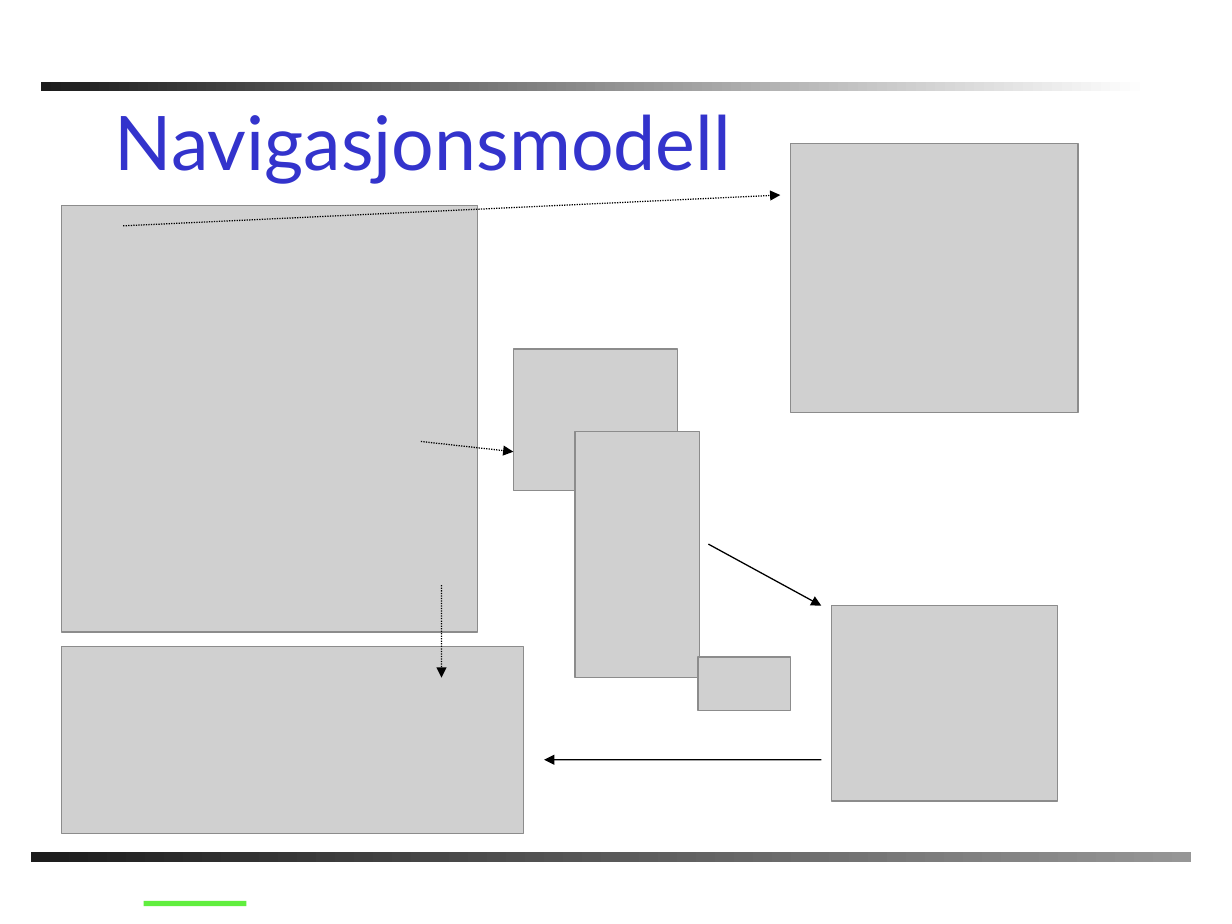
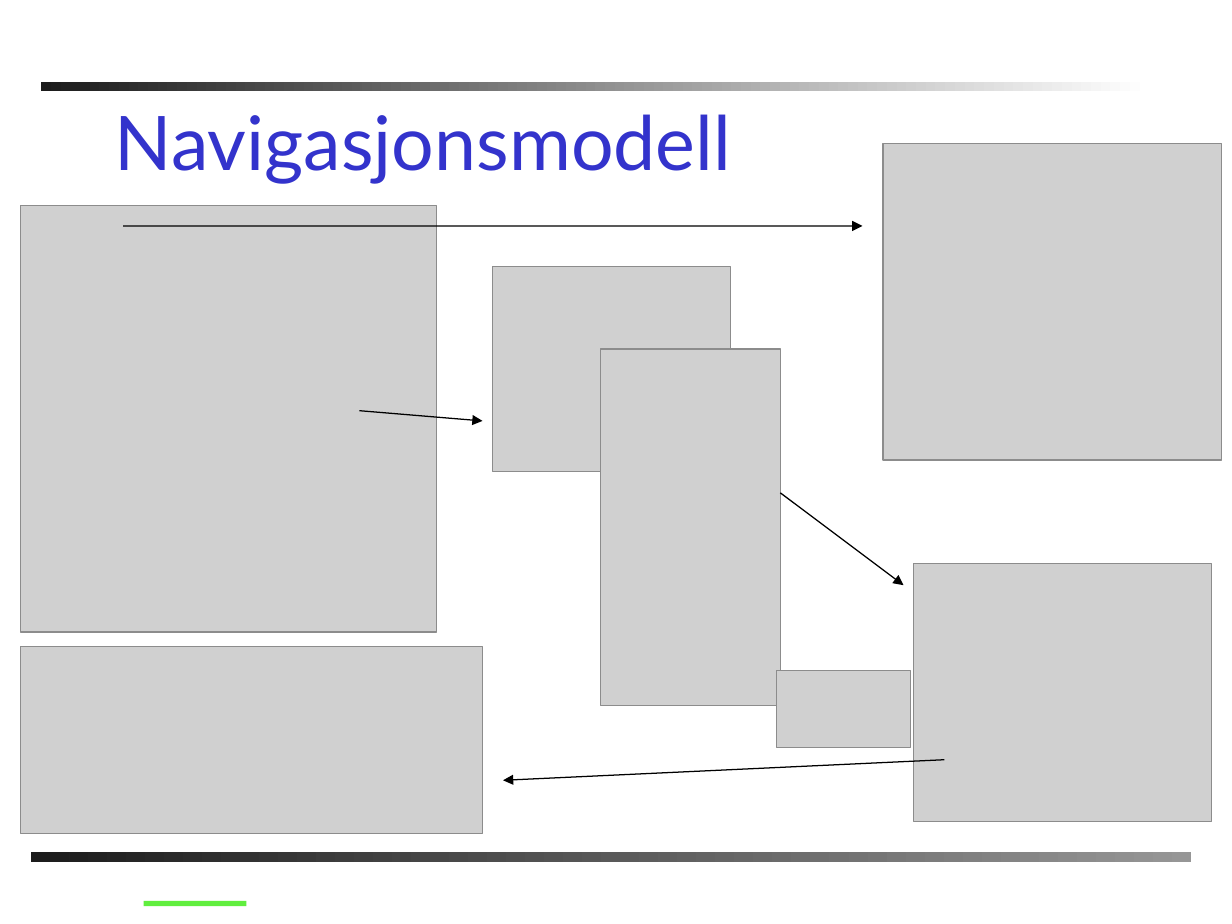
Before and after one commit to PhilJollans/AnkhSVN2019, a slide deck: slide 9 of doc/powerpoint/Subversion_addin_for_VS.NET.ppt. Drawn at 1232x924 pixels with LibreOffice and Linux fonts; fonts in the diff are those of the drawing; grey boxes stand for pictures; background and template pictures are left out. Boxes give left, top, right and bottom in pixels: in the first picture for what was removed or moved away, otherwise in the second. Text is boxed around its words. In the diff, an @@ line names an element or a change of style, - is before the commit and + after.

```diff
--- a/doc/powerpoint/Subversion_addin_for_VS.NET.ppt
+++ b/doc/powerpoint/Subversion_addin_for_VS.NET.ppt
@@ picture: place and size @@
-picture at box(791, 144, 1078, 413)
+picture at box(883, 144, 1222, 461)
@@ picture: place and size @@
-picture at box(62, 206, 478, 632)
+picture at box(21, 206, 437, 632)
@@ arrow moved from (123, 225) - (780, 195) to (123, 225) - (862, 225) @@
@@ arrow (123, 225) - (862, 225): stroke #000000 0.74 pt dashed to #000000 0.74 pt @@
@@ picture: place and size @@
-picture at box(514, 349, 678, 490)
+picture at box(493, 267, 731, 472)
@@ picture: place and size @@
-picture at box(575, 431, 700, 678)
+picture at box(600, 349, 780, 705)
@@ arrow moved from (421, 441) - (514, 452) to (360, 410) - (483, 421) @@
@@ arrow (360, 410) - (483, 421): stroke #000000 0.74 pt dashed to #000000 0.74 pt @@
@@ arrow moved from (708, 545) - (822, 606) to (780, 493) - (903, 585) @@
@@ picture: place and size @@
-picture at box(699, 657, 791, 710)
+picture at box(914, 564, 1212, 822)
@@ arrow removed from (441, 585) to (441, 678) @@
@@ picture: place and size @@
-picture at box(62, 647, 524, 833)
+picture at box(21, 647, 483, 833)
@@ picture: place and size @@
-picture at box(832, 606, 1057, 802)
+picture at box(777, 670, 910, 747)
@@ arrow moved from (822, 760) - (545, 760) to (945, 760) - (503, 780) @@
```
Also in this commit, not shown: 15 other slides changed, 2 slides added, 2 slides removed.
